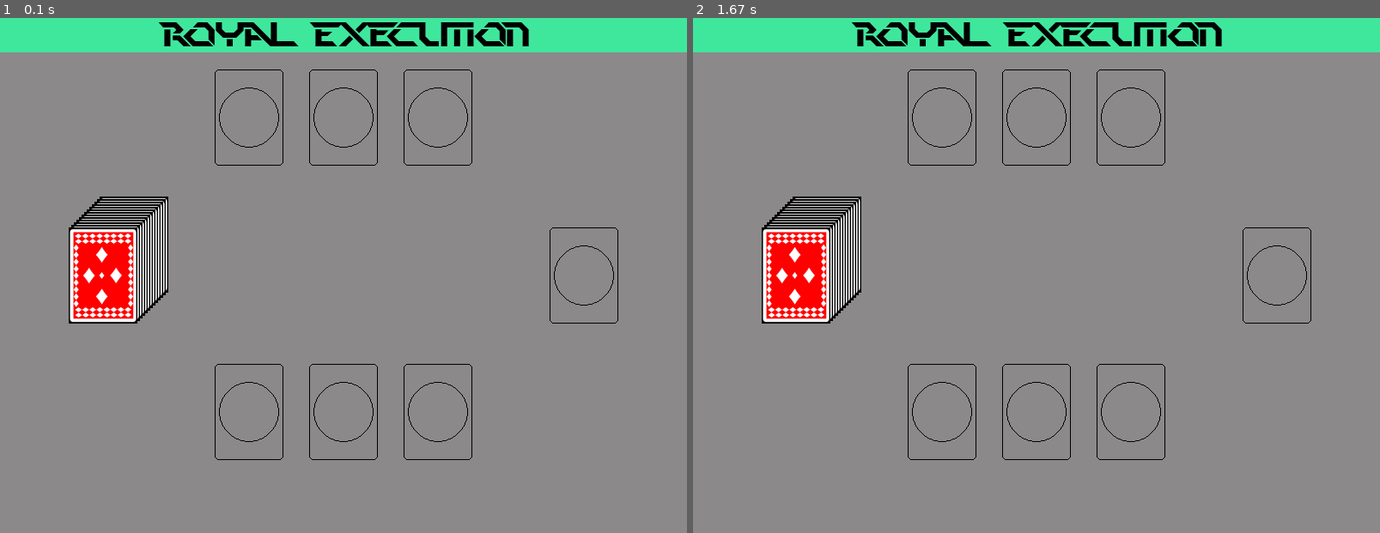
Above: before the commit, frames 1-2 (left to right).
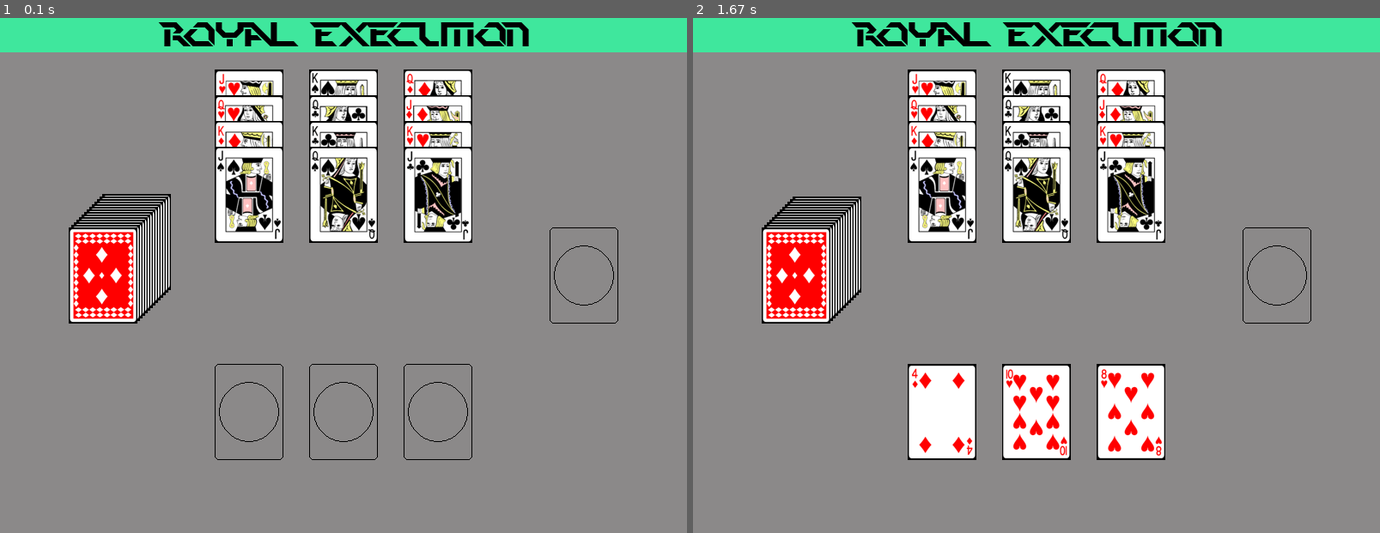
Above: after the commit, the same moments.

Repository: gr8tech/CardGames
Game: pygame game, started from royalexec.py
Two runs of this game, one before a commit and one after it. Both use one fixed random seed, a clock stepped at 60 frames per second and the inputs below.
Inputs (mouse positions are in pixels of both pictures, inside the frame that each line leads up to):
- Up to frame 1 (0.1 s): no input
- Up to frame 2 (1.67 s): click (1036, 275) at 0.38 s; click (1036, 306) at 0.72 s

The runs differ from the first frame. In frame 1, 9.5% of the frame differs, in the area x 14-69%, y 10-53%; in frame 2, 15%, in the area x 31-69%, y 10-86%.

Commit message:
Display cards and played cards

Diff:
--- a/royalexec.py
+++ b/royalexec.py
@@ -49,14 +49,14 @@
 
 # locations
 COORD = {
-    'draw': (80, 244),
-    'discard': (640, 244),
-    'hand1': (250, 403),
-    'hand2': (360, 403),
-    'hand3': (470, 403),
-    'royal1': (250, 60),
-    'royal2': (360, 60),
-    'royal3': (470, 60)
+    'draw': pygame.rect.Rect(80, 244, CARD_WIDTH, CARD_HEIGHT),
+    'discard': pygame.rect.Rect(640, 244, CARD_WIDTH, CARD_HEIGHT),
+    'hand1': pygame.rect.Rect(250, 403, CARD_WIDTH, CARD_HEIGHT),
+    'hand2': pygame.rect.Rect(360, 403, CARD_WIDTH, CARD_HEIGHT),
+    'hand3': pygame.rect.Rect(470, 403, CARD_WIDTH, CARD_HEIGHT),
+    'royal1': pygame.rect.Rect(250, 60, CARD_WIDTH, CARD_HEIGHT),
+    'royal2': pygame.rect.Rect(360, 60, CARD_WIDTH, CARD_HEIGHT),
+    'royal3': pygame.rect.Rect(470, 60, CARD_WIDTH, CARD_HEIGHT)
 }
 
 class Card:
@@ -106,7 +106,7 @@
             image = pygame.surface.Surface((CARD_WIDTH, CARD_HEIGHT))
             image.blit(SPRITE, (0,0), rect)
             # get jokers only form last row
-            if i == 4 and j < 2:
+            if i == 4 and j < 3:
                 deck.append(image)
             # get non royals only
             if i < 4 and j < 11:
@@ -122,7 +122,7 @@
     Displays a stack of cards behind the top cards
     '''
     scaled_count = int(len(deck) / 3)
-    x_0, y_0 = COORD['draw']
+    x_0, y_0 = COORD['draw'].topleft
     # stack behind the draw deck
     for i in range(scaled_count-1, -1, -1):
         _d = 3 * i
@@ -132,6 +132,8 @@
     for hand in hands:
         if hand.card == None:
             display_place_holder(hand.location[0], hand.location[1], CARD_WIDTH, CARD_HEIGHT)
+        else:
+            SCREEN.blit(hand.card, hand.location)
 
 
 def display_discard():
@@ -145,8 +147,14 @@
 
 def display_royals():
     for royal in royals:
-        if len(royal.cards) == 0:
-            display_place_holder(royal.location[0], royal.location[1], CARD_WIDTH, CARD_HEIGHT)
+        cards = royal.cards + royal.play
+        if len(cards) == 0:
+            display_place_holder(royal.location.x, royal.location.y, CARD_WIDTH, CARD_HEIGHT)
+        _d = 30
+        for i, card in enumerate(cards):
+            _y = royal.location.y + (i * _d)
+            rect = pygame.rect.Rect(royal.location.x, _y, CARD_WIDTH, CARD_HEIGHT)
+            SCREEN.blit(card, rect)
 
 def display_title():
     # prepare text
@@ -160,7 +168,15 @@
     # draw text
     SCREEN.blit(text_surface, text_rect)
 
-deck, royals = create_cards()
+def get_cards():
+    if len(deck) >= 3:
+        for hand in hands:
+            if hand.card != None:
+                return
+        for hand in hands:
+            hand.card= deck.pop()
+
+deck, royals_cards = create_cards()
 
 # declare hands
 hand1 = Hand(None, COORD['hand1'])
@@ -174,12 +190,14 @@
 royal2 = Royal(COORD['royal2'])
 royal3 = Royal(COORD['royal3'])
 royals = [royal1, royal2, royal3]
-
-print(len(deck), len(royals))
-print(deck)
-print(royals)
-
-
+# add cards to royals
+for royal in royals:
+    for _ in range(4):
+        card = royals_cards.pop()
+        royal.cards.append(card)
+
+# state management for undo operations
+# state = []
 
 while True:
 
@@ -189,13 +207,16 @@
         if event.type == pygame.QUIT:
             quit_game()
 
+        if event.type == pygame.MOUSEBUTTONDOWN:
+            # detect click on draw deck
+            get_cards()
+
     SCREEN.fill(SNOW4)
     display_title()
-    # for point in COORD:
-    #     SCREEN.blit(DECK_BACK_IMAGE, COORD[point])
     display_deck()
     display_hands()
     display_discard()
     display_royals()
+    # print(len(royals_cards))
     pygame.display.update()
     clock.tick(FPS)
